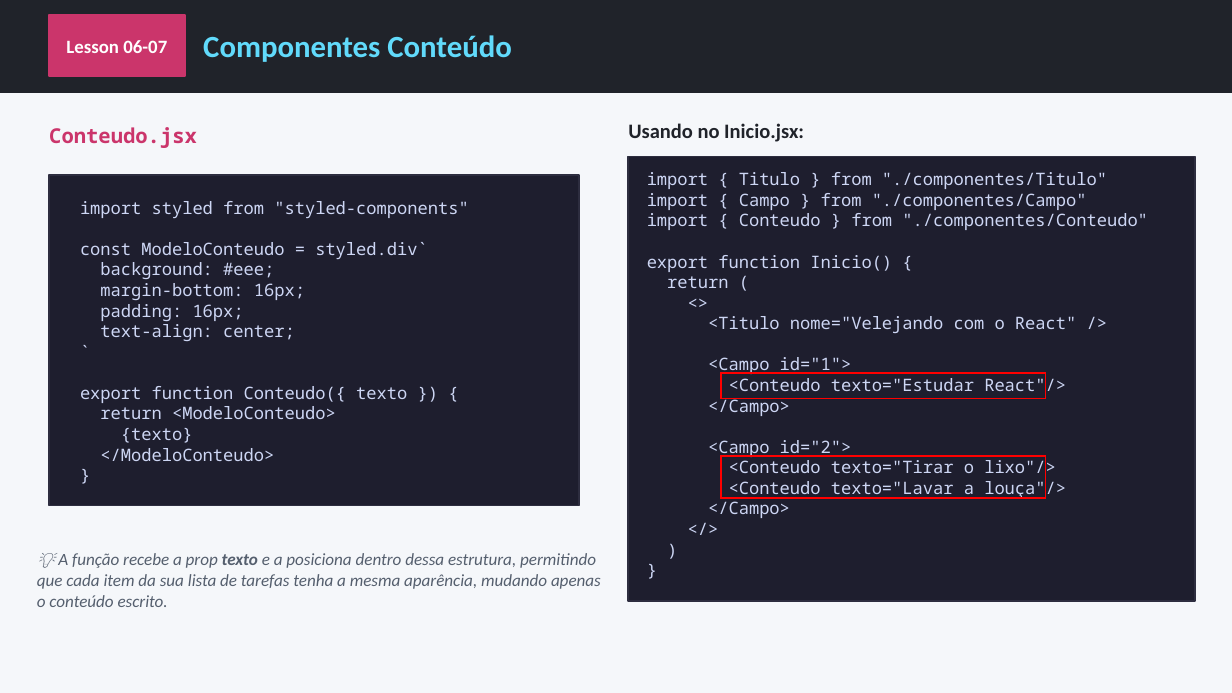
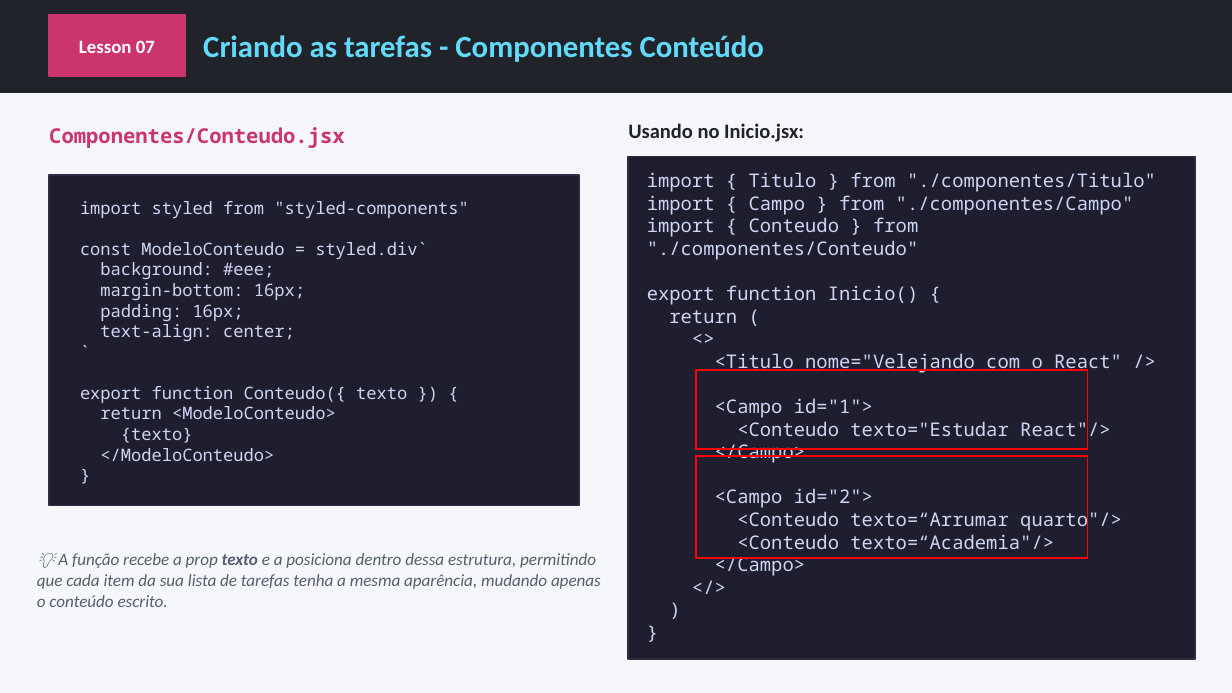
Before and after one commit to AlunosSuper/aula3React, a slide deck: slide 12 of react-aula3.pptx (slide 11 before the commit). Drawn at 1232x693 pixels with LibreOffice and Linux fonts; fonts in the diff are those of the drawing. Boxes give left, top, right and bottom in pixels: in the first picture for what was removed or moved away, otherwise in the second. Text is boxed around its words. In the diff, an @@ line names an element or a change of style, - is before the commit and + after.

```diff
--- a/react-aula3.pptx
+++ b/react-aula3.pptx
@@ text at [79,40,155,53]: text changed @@
-Lesson 06-07
+Lesson 07
@@ text at [203,35,764,62]: text changed @@
-Componentes Conteúdo
+Criando as tarefas - Componentes Conteúdo
@@ text at [49,127,344,148]: text changed @@
-Conteudo.jsx
+Componentes/Conteudo.jsx
@@ rectangle: place and size @@
-rectangle at [628,156,1195,601]
+rectangle at [628,156,1195,659]
@@ text at [647,172,1156,576]: size 10 to 11 pt in "import { Titulo } from "./componentes/Titulo"", "import { Campo } from "./componentes/Campo"", "import { Conteudo } from "./componentes/Conteudo"", "export function Inicio() {" and 11 more places @@
@@ rectangle: place and size @@
-rectangle at [721,373,1045,399]
+rectangle at [696,370,1088,448]
@@ rectangle: place and size @@
-rectangle at [721,456,1045,498]
+rectangle at [696,456,1088,558]
@@ text at [737,508,1122,549]: text changed; size 10 to 11 pt @@
-<Conteudo texto="Tirar o lixo"/>
-<Conteudo texto="Lavar a louça"/>
+<Conteudo texto=“Arrumar quarto"/>
+<Conteudo texto=“Academia"/>
```
Also in this commit, not shown: 11 other slides changed, 1 slide added, 8 other files.
